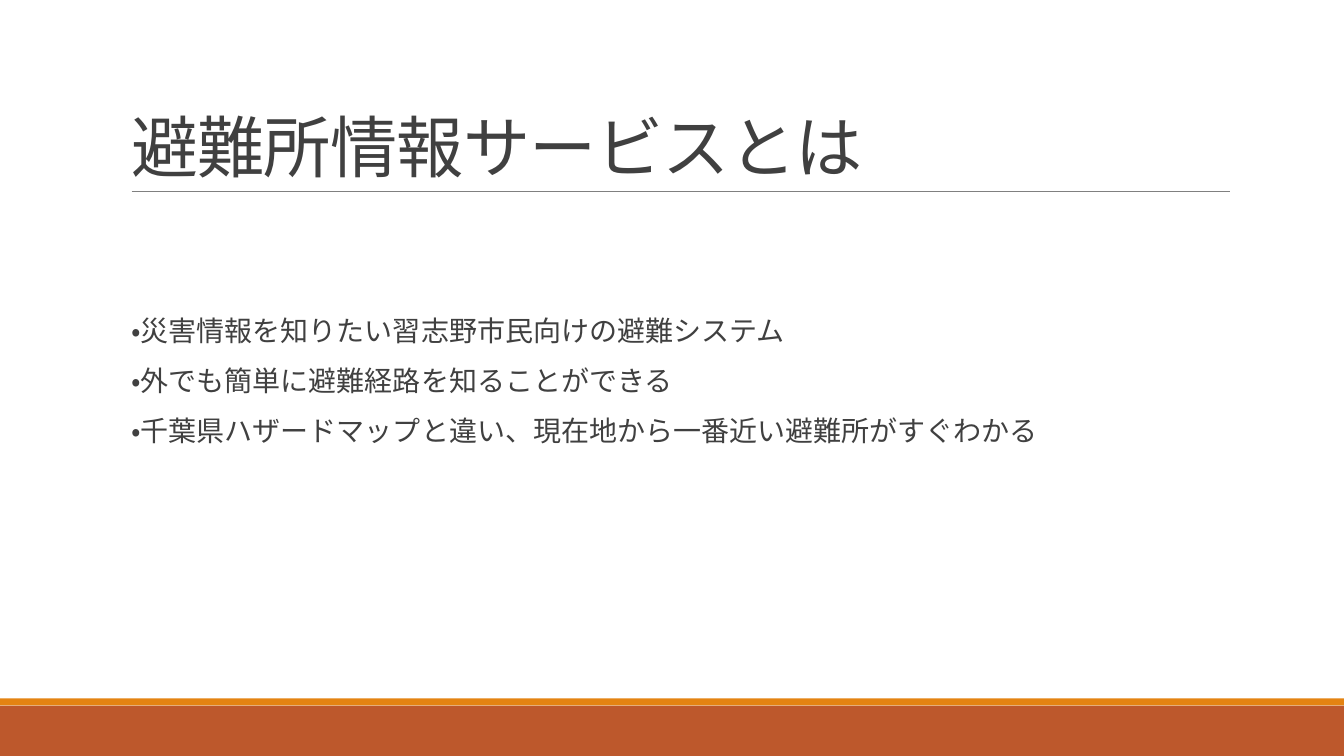
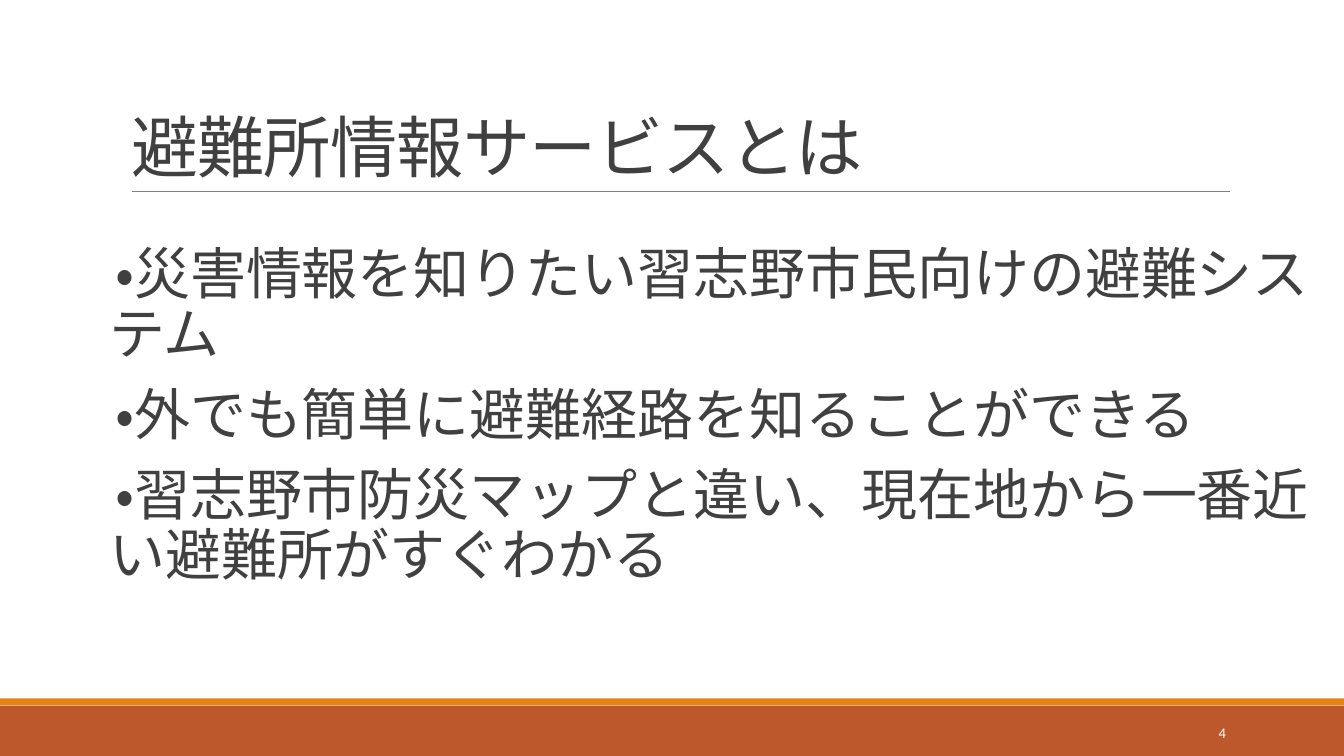
Before and after one commit to tomoyukikondo/yabukiC2017, a slide deck: slide 4 of 避難所情報サービス開発プロジェクト.pptx. Drawn at 1344x756 pixels with LibreOffice and Linux fonts; fonts in the diff are those of the drawing. Boxes give left, top, right and bottom in pixels: in the first picture for what was removed or moved away, otherwise in the second. Text is boxed around its words. In the diff, an @@ line names an element or a change of style, - is before the commit and + after.

```diff
--- a/避難所情報サービス開発プロジェクト.pptx
+++ b/避難所情報サービス開発プロジェクト.pptx
@@ text "・災害情報を知りたい習志野市民向けの避難システム": place and size @@
-text "・災害情報を知りたい習志野市民向けの避難システム" at box(131, 317, 1038, 444)
+text "・災害情報を知りたい習志野市民向けの避難システム" at box(110, 246, 1309, 580)
@@ text at box(110, 246, 1309, 440): size 20 to 40 pt in "・災害情報を知りたい習志野市民向けの避難システム", "・外でも簡単に避難経路を知ることができる" @@
@@ text at box(110, 467, 1309, 580): text changed; size 20 to 40 pt @@
-  ・千葉県ハザードマップと違い、現在地から一番近い避難所がすぐわかる
+  ・習志野市防災マップと違い、現在地から一番近い避難所がすぐわかる
@@ page number added at box(1219, 728, 1226, 738), 10.5 pt, text #FFFFFF @@
+4
```
Also in this commit, not shown: 11 other slides changed, 3 slides added.
